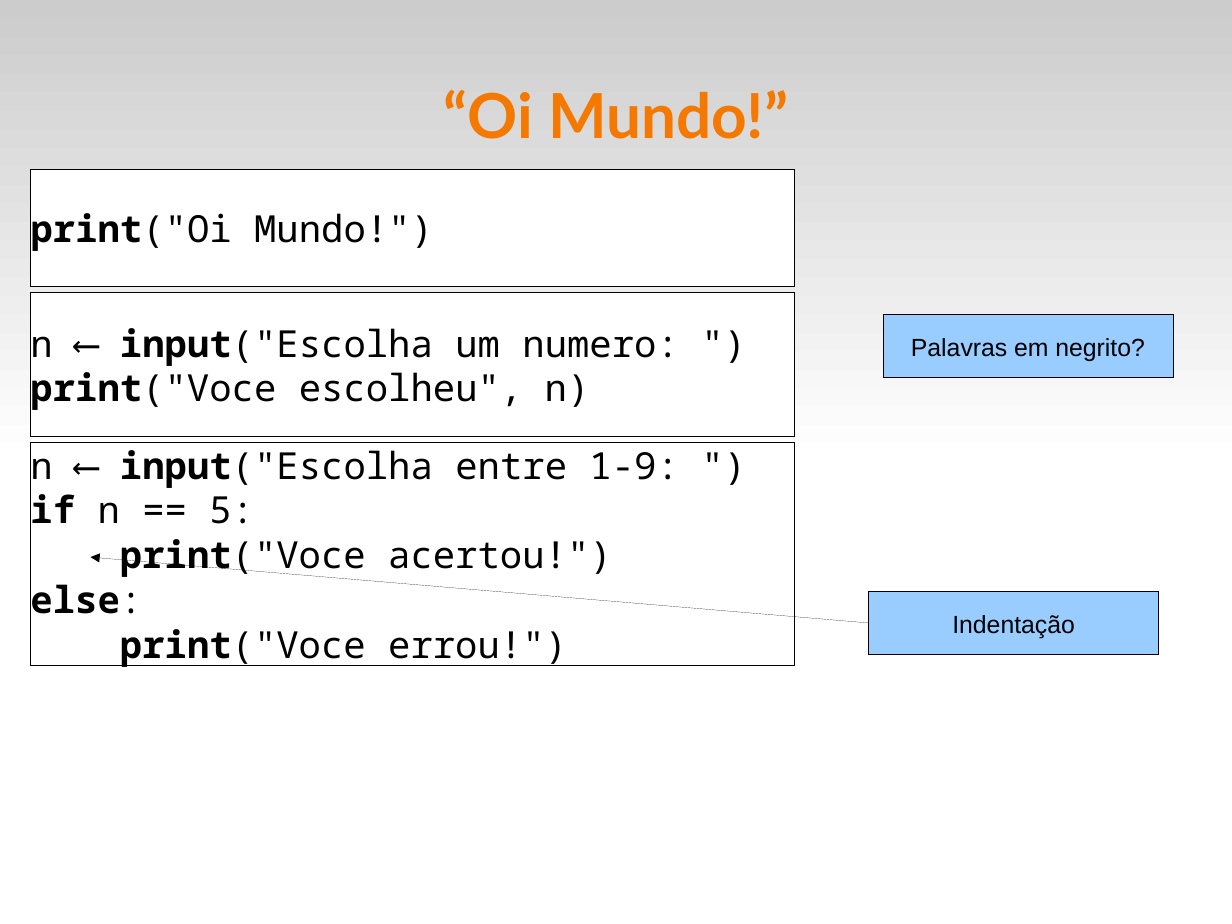
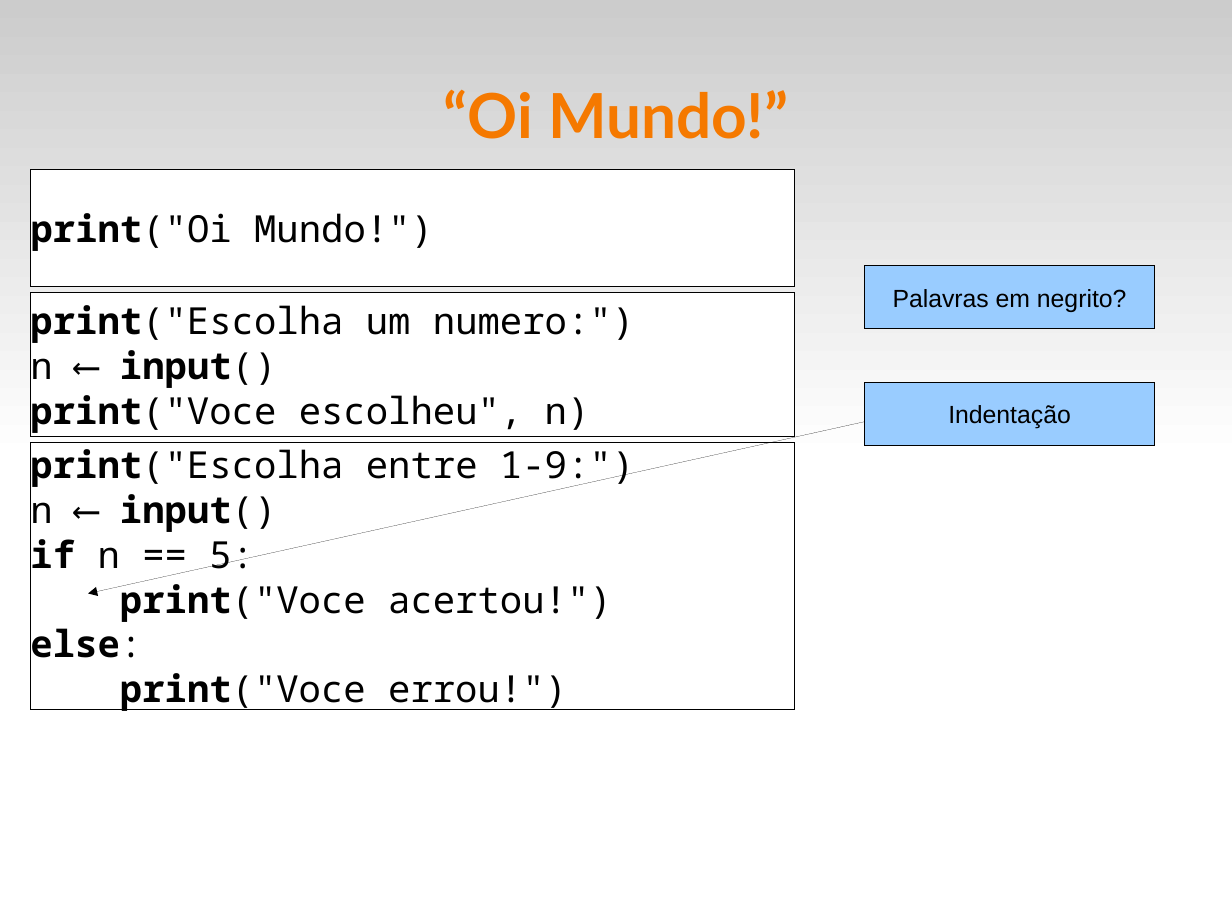
Before and after one commit to fsantanna-uerj/IPD, a slide deck: slide 3 of slides/ipd-01.odp. Drawn at 1232x924 pixels with LibreOffice and Linux fonts; fonts in the diff are those of the drawing. Boxes give left, top, right and bottom in pixels: in the first picture for what was removed or moved away, otherwise in the second. Text is boxed around its words. In the diff, an @@ line names an element or a change of style, - is before the commit and + after.

Commit message:
(>) slides

```diff
--- a/slides/ipd-01.odp
+++ b/slides/ipd-01.odp
@@ rectangle "Palavras em negrito?": place and size @@
-rectangle "Palavras em negrito?" at (883, 315, 1174, 378)
+rectangle "Palavras em negrito?" at (865, 266, 1156, 329)
@@ text in rectangle at (30, 300, 634, 390): text changed @@
-n ⟵ input("Escolha um numero: ")
+print("Escolha um numero:")
+n ⟵ input()
@@ rectangle "Indentação": place and size @@
-rectangle "Indentação" at (869, 591, 1159, 654)
+rectangle "Indentação" at (865, 382, 1156, 445)
@@ text in rectangle at (30, 444, 634, 534): text changed @@
-n ⟵ input("Escolha entre 1-9: ")
+print("Escolha entre 1-9:")
+n ⟵ input()
@@ rectangle "print("Escolha entre 1-9:")": place and size @@
-rectangle "print("Escolha entre 1-9:")" at (30, 443, 795, 665)
+rectangle "print("Escolha entre 1-9:")" at (30, 443, 795, 710)
@@ arrow moved from (869, 623) - (91, 557) to (865, 421) - (88, 594) @@
```
Also in this commit, not shown: 2 other slides changed, 3 other files.
